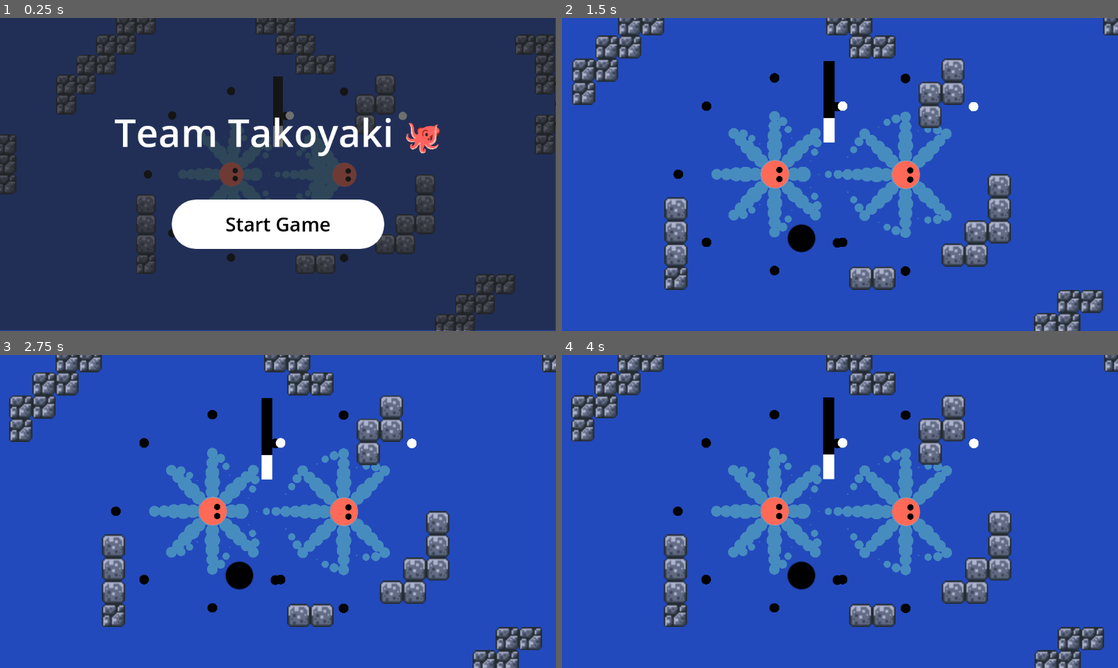
Above: before the commit, frames 1-4 (two rows, left to right).
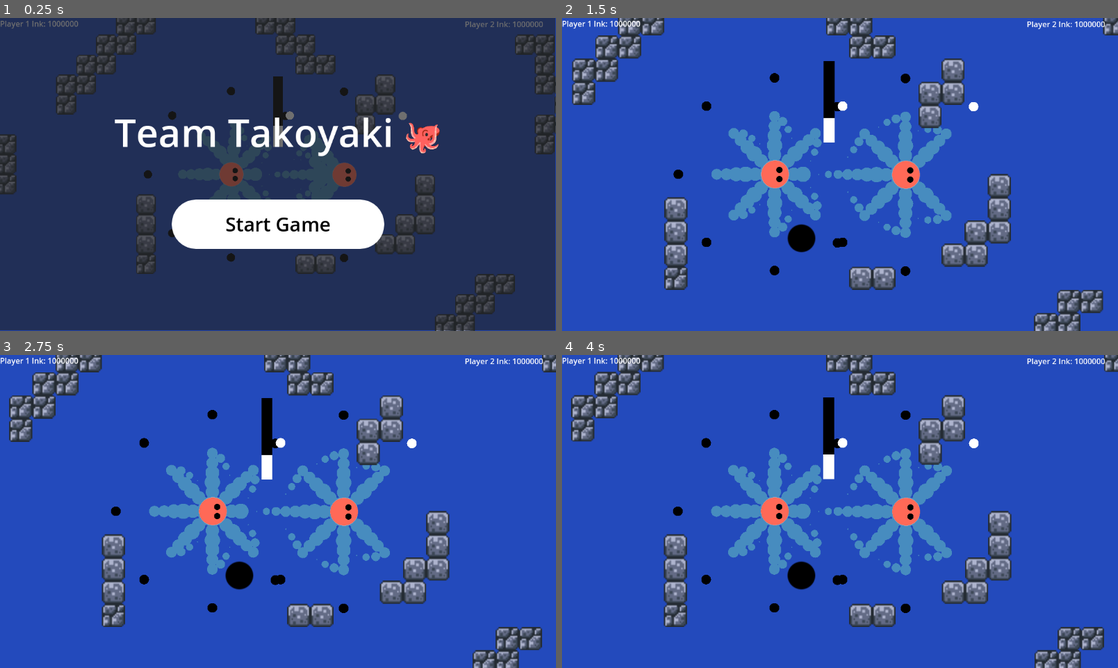
Above: after the commit, the same moments.

Repository: kam-zhan-yue/cissa-gmc-jam
Game: Godot game, scene res://scenes/main.tscn
Two runs of this game, one before a commit and one after it. Both use one fixed random seed, a clock stepped at 60 frames per second and the inputs below.
Inputs (mouse positions are in pixels of both pictures, inside the frame that each line leads up to):
- Up to frame 1 (0.25 s): no input
- Up to frame 2 (1.5 s): click "Start Game" at 0.5 s; move the mouse to (962, 158) at 1.27 s; click (962, 158) at 1.42 s
- Up to frame 3 (2.75 s): tap Enter at 2 s; move the mouse to (166, 527) at 2.02 s; click (166, 527) at 2.17 s
- Up to frame 4 (4 s): tap Space at 2.75 s; move the mouse to (895, 442) at 2.77 s; click (895, 442) at 2.92 s; move the mouse to (812, 574) at 3.52 s; click (812, 574) at 3.67 s

The runs differ from the first frame. In frame 1, 0.2% of the frame differs, in the area x 0-98%, y 0-4%; in frame 2, 0.3%; in frame 3, 0.3%; in frame 4, 0.3%.

Commit message:
feat: implement ink popup

Diff:
--- a/scenes/octopus.gd
+++ b/scenes/octopus.gd
@@ -7,7 +7,7 @@
 const movement_speed = 300
 @onready var primary_arm: PrimaryArm = %PrimaryArm
 @onready var arms := $Arms as Arms
-var ink : float
+var ink := MAX_INK
 
 const BURST_SPEED = 2000.0 #Instantaneous speed of initial burst
 const BURST_TIME = 0.2 #Length of burst
@@ -20,6 +20,8 @@
 var facing_direction = Vector2.ZERO
 
 var state := STATE.FREE
+
+signal on_ink_changed(ink: float)
 
 enum STATE {
 	FREE,
@@ -37,18 +39,22 @@
 		var target_direction := get_input()
 		if Input.is_action_just_pressed(Global.get_input(player_id, "dash")) and ink >= BURST_COST:
 			ink -= BURST_COST
+			on_ink_changed.emit(ink)
 			burst(BURST_SPEED * target_direction, BURST_TIME)
 		else:
 			velocity = target_direction * movement_speed
 			if ink < MAX_INK:
 				ink += REGEN_RATE * delta
+				on_ink_changed.emit(ink)
 			if ink > MAX_INK:
 				ink = MAX_INK
+				on_ink_changed.emit(ink)
 
 	elif state == STATE.DASH:
 		var target_direction := get_input()
 		if Input.is_action_pressed(Global.get_input(player_id, "dash")) and ink >= 0:
 			ink -= delta * DASH_COST_RATE
+			on_ink_changed.emit(ink)
 			velocity = DASH_SPEED * target_direction
 		else:
 			state = STATE.FREE
--- a/scenes/ui.tscn
+++ b/scenes/ui.tscn
@@ -1,6 +1,7 @@
-[gd_scene load_steps=4 format=3 uid="uid://dt3pvc340yy4r"]
+[gd_scene load_steps=5 format=3 uid="uid://dt3pvc340yy4r"]
 
 [ext_resource type="Script" uid="uid://cqy8wtout637i" path="res://scripts/ui/ui.gd" id="1_nt7q6"]
+[ext_resource type="PackedScene" uid="uid://cys6q56twaue0" path="res://scenes/ui/ink_popup.tscn" id="2_gdt2y"]
 [ext_resource type="PackedScene" uid="uid://c086wefqyxlcs" path="res://scenes/game_over.tscn" id="2_yev5y"]
 [ext_resource type="PackedScene" uid="uid://dp37pwmk8ht8f" path="res://scenes/start_game.tscn" id="3_gdt2y"]
 
@@ -12,6 +13,9 @@
 grow_horizontal = 2
 grow_vertical = 2
 script = ExtResource("1_nt7q6")
+
+[node name="InkPopup" parent="." instance=ExtResource("2_gdt2y")]
+layout_mode = 1
 
 [node name="GameOver" parent="." instance=ExtResource("2_yev5y")]
 layout_mode = 1
--- a/scenes/ui/ink_popup.tscn
+++ b/scenes/ui/ink_popup.tscn
@@ -1,4 +1,6 @@
-[gd_scene format=3 uid="uid://cys6q56twaue0"]
+[gd_scene load_steps=2 format=3 uid="uid://cys6q56twaue0"]
+
+[ext_resource type="Script" uid="uid://xanln4ott4su" path="res://scripts/ui/ink_popup.gd" id="1_x0os2"]
 
 [node name="InkPopup" type="Control"]
 layout_mode = 3
@@ -7,12 +9,13 @@
 anchor_bottom = 1.0
 grow_horizontal = 2
 grow_vertical = 2
+script = ExtResource("1_x0os2")
 
 [node name="Player1Ink" type="RichTextLabel" parent="."]
 layout_mode = 0
 offset_right = 188.0
 offset_bottom = 63.0
-text = "P1 INK: "
+text = "Player 1 Ink: "
 
 [node name="Player2Ink" type="RichTextLabel" parent="."]
 layout_mode = 0
@@ -20,4 +23,4 @@
 offset_top = 1.0
 offset_right = 1151.0
 offset_bottom = 64.0
-text = "P2 INK: "
+text = "Player 2 Ink: "
--- a/scripts/entities/arm.gd
+++ b/scripts/entities/arm.gd
@@ -27,7 +27,6 @@
 	for i in TOTAL_NODES:
 		var curve_value = curve.sample(float(i + 1) / TOTAL_NODES)
 		var radius = max_radius * curve_value
-		print("Radius ", radius)
 		constraints.append(Constraint.new(Vector2.ZERO, radius, 0.0))
 
 func _get_hand_position() -> Vector2:
--- a/scripts/ui/ink_popup.gd
+++ b/scripts/ui/ink_popup.gd
@@ -6,31 +6,17 @@
 @onready var player_1_ink: RichTextLabel = $Player1Ink
 @onready var player_2_ink: RichTextLabel = $Player2Ink
 
-var player1_ui_label : RichTextLabel = null
-var player2_ui_label : RichTextLabel = null
-
-var ui_labels = {}
-
-var player1 : Node
-var player2 : Node
 
 func _ready() -> void:
-	player1_ui_label = get_node("")
-	player2_ui_label = get_node("")
+	print("What")
+	Game.player_one.on_ink_changed.connect(_one_ink_changed)
+	Game.player_two.on_ink_changed.connect(_two_ink_changed)
+	_one_ink_changed(Game.player_one.ink)
+	_two_ink_changed(Game.player_two.ink)
 
-	player1 = get_node("")
-	player2 = get_node("")
-	#update_ui()
+func _one_ink_changed(ink: float) -> void:
+	player_1_ink.text = "Player 1 Ink: " + str(int(ink))
 
-func update_ui() -> void:
-	var player1_ink = player1.get("ink")
-	var player2_ink = player2.get("ink")
 
-	if player1_ui_label:
-		player1_ui_label.text = "Player 1 Ink: " + str(int(player1_ink))
-
-	if player2_ui_label:
-		player2_ui_label.text = "Player 2 Ink: " + str(int(player2_ink))
-
-func _process(delta: float) -> void:
-	update_ui()
+func _two_ink_changed(ink: float) -> void:
+	player_2_ink.text = "Player 2 Ink: " + str(int(ink))
Not shown: 1 places in scenes/main.tscn that only renumber resources
Not shown: 1 places in scenes/octopus.tscn that only renumber resources
